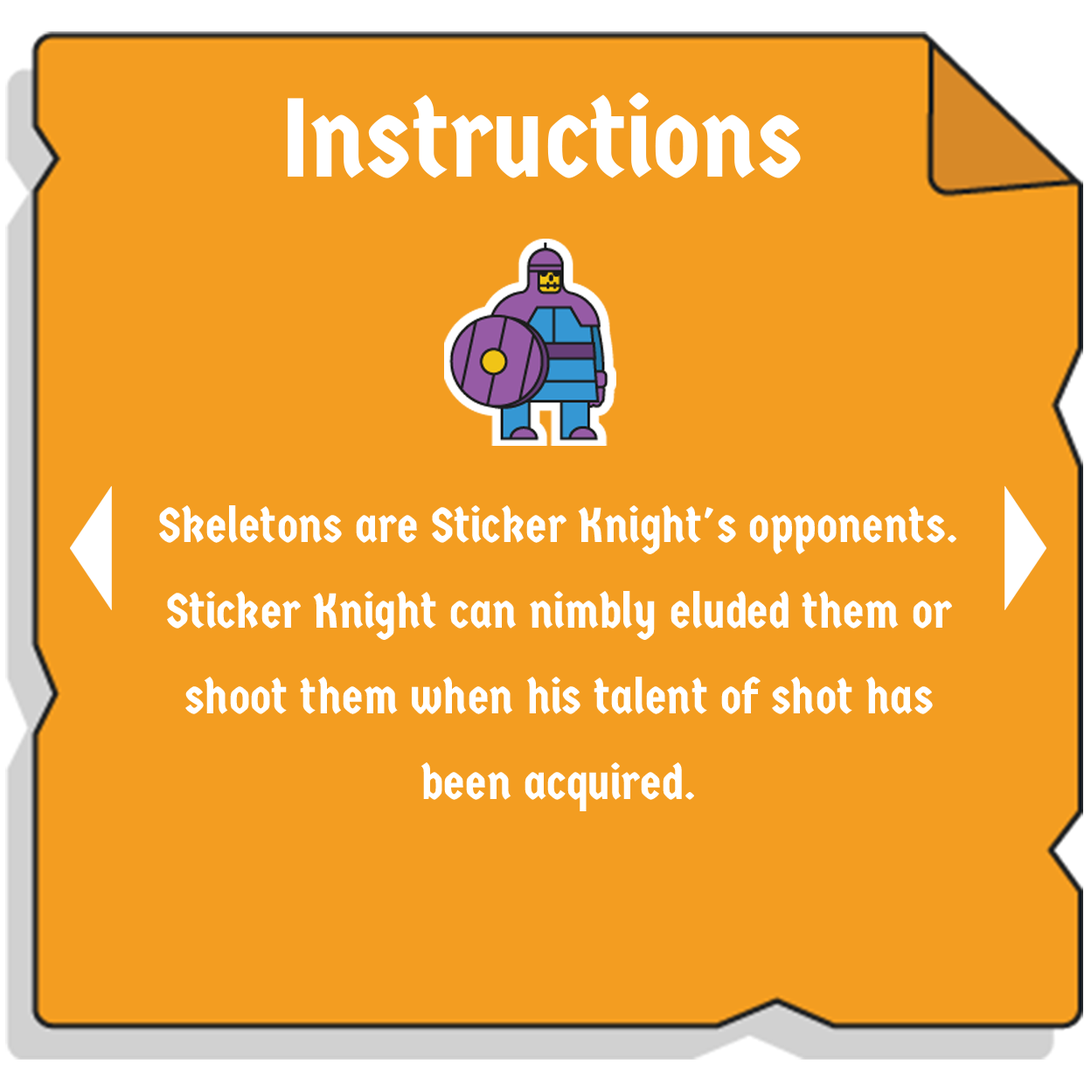
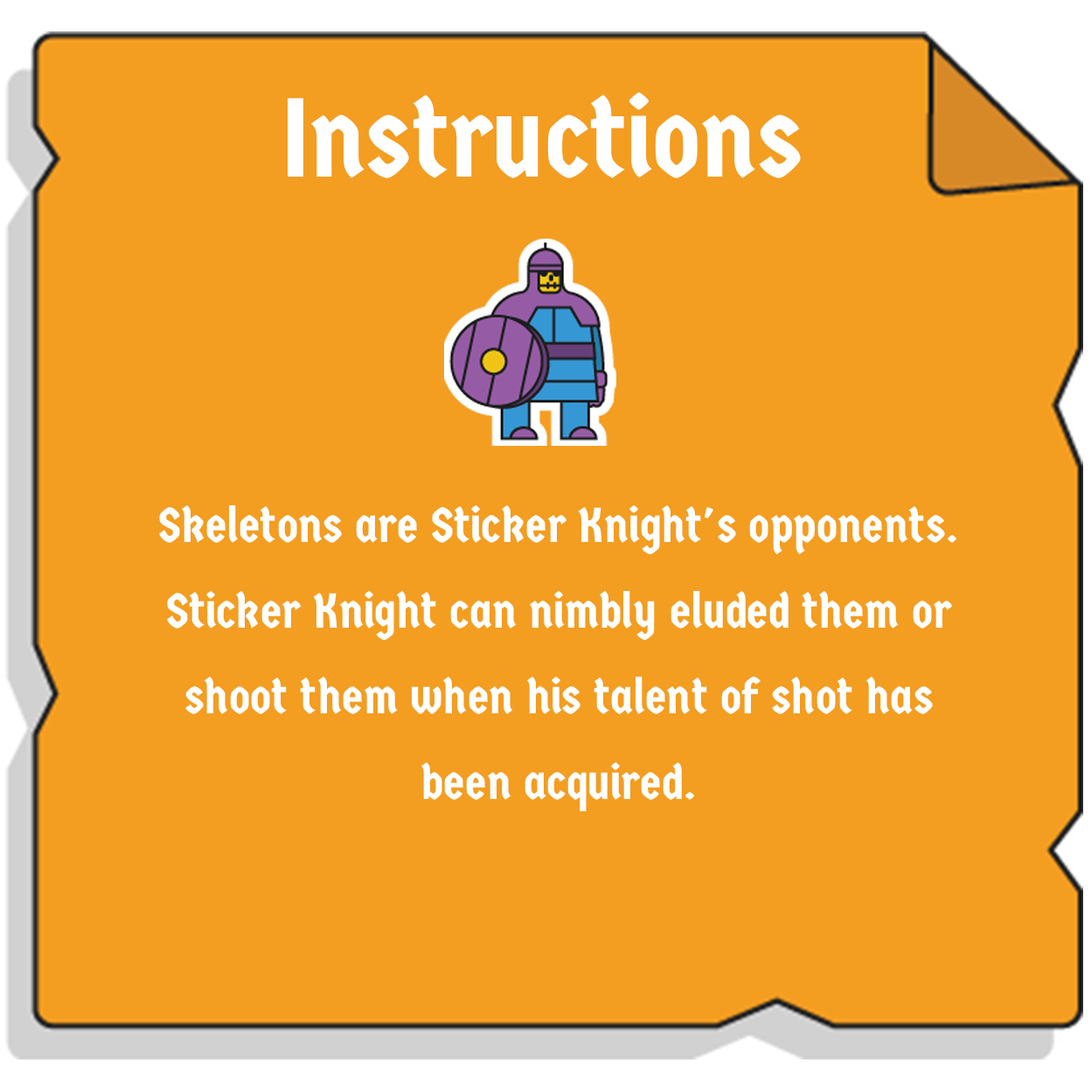
Layers edited between the first and the second (1091, 1091) image:
hid "图层 4" over [69, 486, 112, 611]
hid "图层 3" over [1004, 486, 1047, 611]
